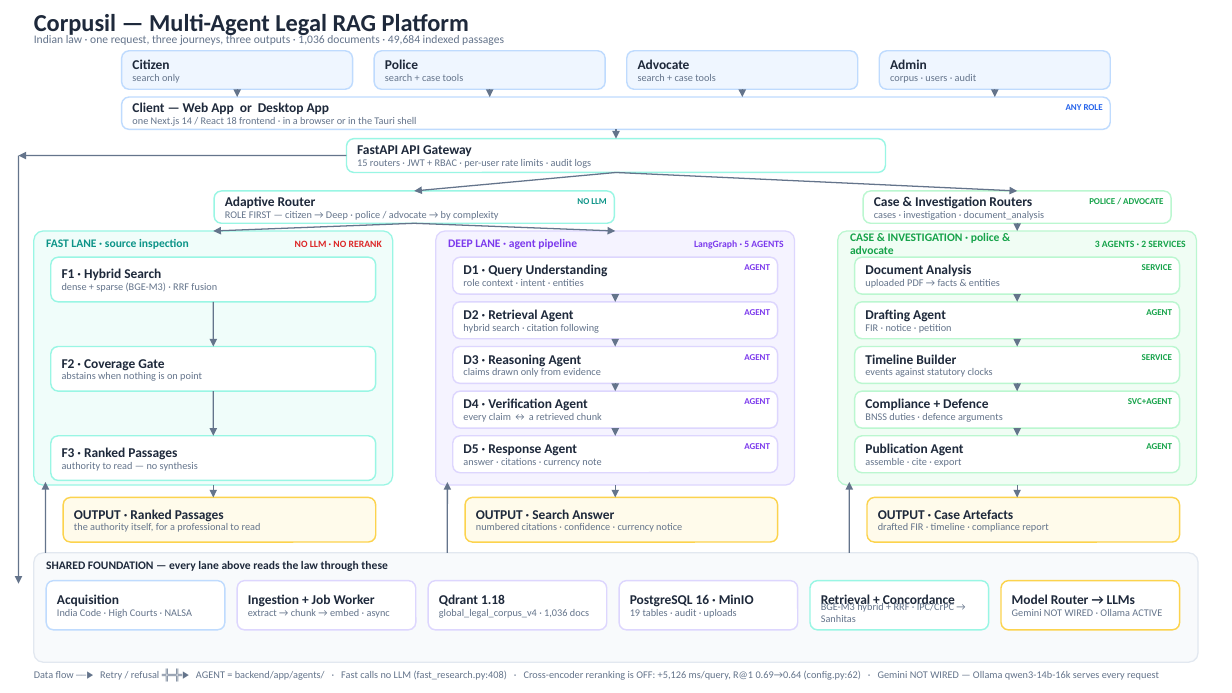
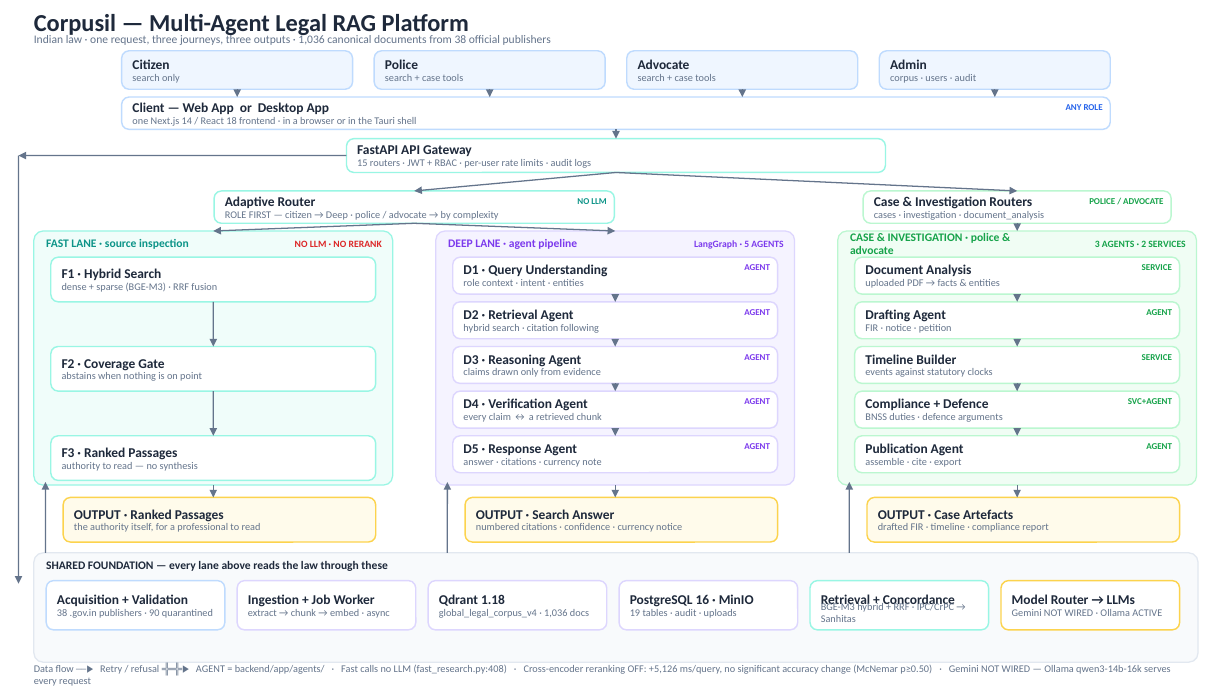
Before and after one commit to DhruvReddyS/LEGAL_RAG, a slide deck: slide 1 of docs/presentations/Corpusil_Architecture_Slide.pptx. Drawn at 1232x693 pixels with LibreOffice and Linux fonts; fonts in the diff are those of the drawing. Boxes give left, top, right and bottom in pixels: in the first picture for what was removed or moved away, otherwise in the second. Text is boxed around its words. In the diff, an @@ line names an element or a change of style, - is before the commit and + after.

```diff
--- a/docs/presentations/Corpusil_Architecture_Slide.pptx
+++ b/docs/presentations/Corpusil_Architecture_Slide.pptx
@@ text at <box>34,33,551,45</box>: text changed @@
-Indian law · one request, three journeys, three outputs · 1,036 documents · 49,684 indexed passages
+Indian law · one request, three journeys, three outputs · 1,036 canonical documents from 38 official publishers
@@ text at <box>57,594,188,606</box>: text changed @@
-Acquisition
+Acquisition + Validation
@@ text at <box>57,609,213,618</box>: text changed @@
-India Code · High Courts · NALSA
+38 .gov.in publishers · 90 quarantined
@@ text at <box>34,665,1171,686</box>: text changed @@
-Data flow ──▶ Retry / refusal ╬╬▶ AGENT = backend/app/agents/ · Fast calls no LLM (fast_research.py:408) · Cross-encoder reranking is OFF: +5,126 ms/query, R@1 0.69→0.64 (config.py:62) · Gemini NOT WIRED — Ollama qwen3-14b-16k serves every request
+Data flow ──▶ Retry / refusal ╬╬▶ AGENT = backend/app/agents/ · Fast calls no LLM (fast_research.py:408) · Cross-encoder reranking OFF: +5,126 ms/query, no significant accuracy change (McNemar p≥0.50) · Gemini NOT WIRED — Ollama qwen3-14b-16k serves every request
```
Also in this commit, not shown: 6 other files.
